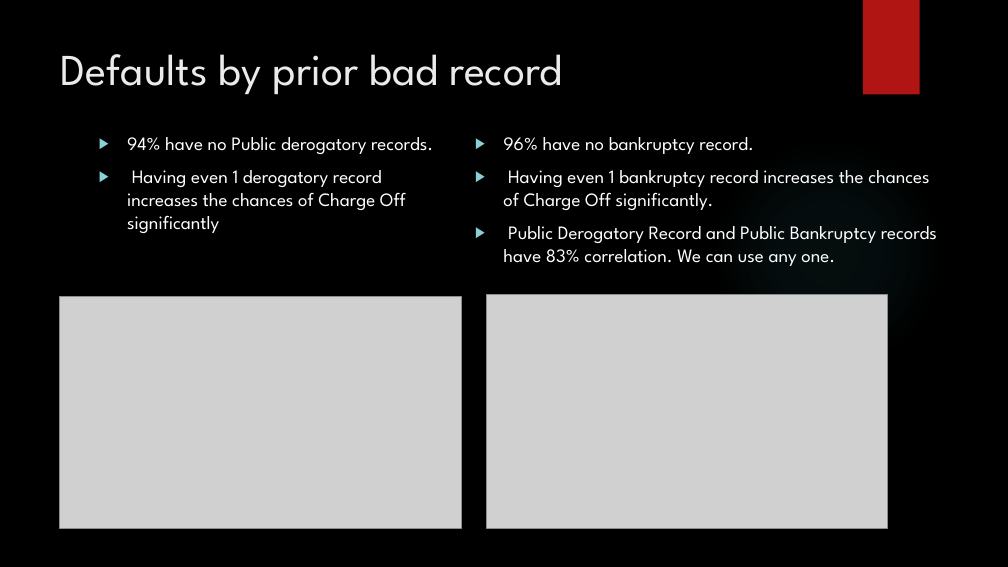
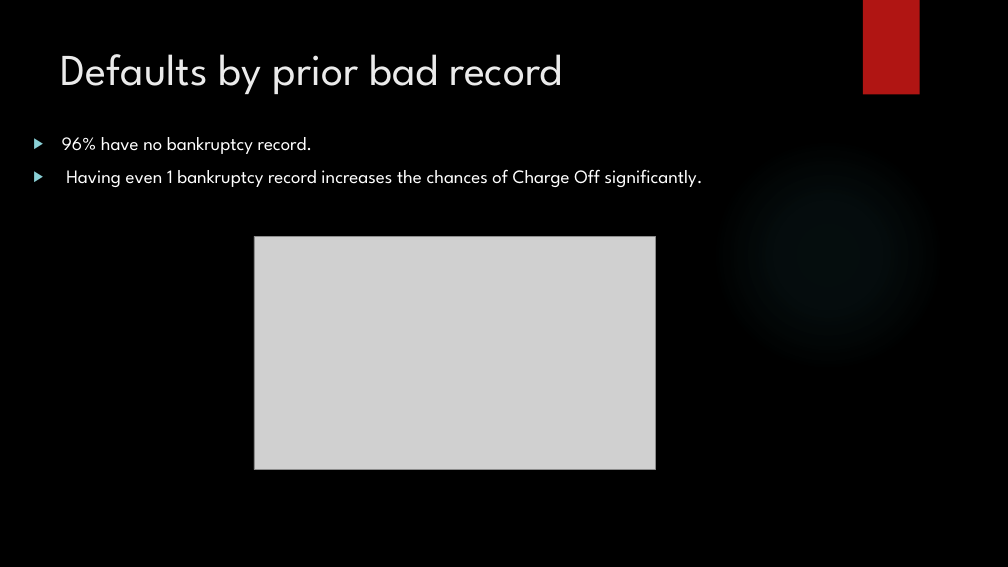
Before and after one commit to subhabrata-ghosh-1988/lending_club_case_study, a slide deck: slide 17 of Subhabrata_Ghosh_Lending_Club_Case_Study.pptx (slide 18 before the commit). Drawn at 1008x567 pixels with LibreOffice and Linux fonts; fonts in the diff are those of the drawing; grey boxes stand for pictures; background and template pictures are left out. Boxes give left, top, right and bottom in pixels: in the first picture for what was removed or moved away, otherwise in the second. Text is boxed around its words. In the diff, an @@ line names an element or a change of style, - is before the commit and + after.

```diff
--- a/Subhabrata_Ghosh_Lending_Club_Case_Study.pptx
+++ b/Subhabrata_Ghosh_Lending_Club_Case_Study.pptx
@@ text "96% have no bankruptcy record.": place and size @@
-text "96% have no bankruptcy record." at (503,137,937,266)
+text "96% have no bankruptcy record." at (62,137,703,187)
@@ text removed at (127,137,433,233) @@
-▶ 94% have no Public derogatory records.
-▶ Having even 1 derogatory record increases the chances of Charge Off significantly
@@ picture: place and size @@
-picture at (486,295,888,528)
+picture at (254,237,656,470)
@@ text at (503,226,937,266): paragraph removed @@
-▶ Public Derogatory Record and Public Bankruptcy records have 83% correlation. We can use any one.
@@ picture removed at (60,296,461,528) @@
```
Also in this commit, not shown: 6 other slides changed, 1 slide added, 1 slide removed, 3 other files.
